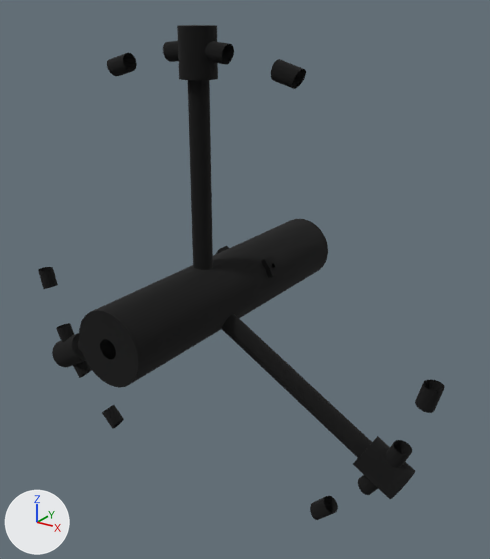
The Blender file Models/SSPX/sspx-expandable-centrifuge-5-1-iva.blend: old version first, new version second.
One viewpoint serves both versions: a 50 mm lens placed at (17.6, -20.0, 12.1), pointed at (0.7, 4.5, 0.4). Lighting does not change. The marker at lower left points along +X, +Y and +Z.

Script lines for the objects in view, before the commit:
```python
me_cylinder_005 = bpy.data.meshes.new('Cylinder.005')
me_cylinder_005.from_pydata(...)  # 372 vertices, 340 faces; spans x -1.77..1.77, y -3.7..11.23, z -1.6..1.6
me_cylinder_005.materials.append(mat_sspx_5_centrifuge_1)  # its picture is missing
me_cylinder_007 = bpy.data.meshes.new('Cylinder.007')
me_cylinder_007.from_pydata(...)  # 1284 vertices, 1059 faces; spans x -11.9..11.9, y -1.9..2.2, z -11.9..11.6
me_cylinder_007.materials.append(mat_sspx_5_centrifuge_1_001)  # its picture is missing
me_cylinder_009 = bpy.data.meshes.new('Cylinder.009')
me_cylinder_009.from_pydata(...)  # 976 vertices, 935 faces; spans x -11.2..11.2, y -1.9..2.2, z -9.3..11.6
me_cylinder_009.materials.append(mat_sspx_5_centrifuge_1)  # its picture is missing
ob_core_stationary = bpy.data.objects.new('core_stationary', me_cylinder_005)
ob_core_stationary.parent = ob_freeiva_stationary
ob_core_stationary.location = (0.0, 0.0, 0.0)
ob_shell_rotating = bpy.data.objects.new('shell_rotating', me_cylinder_009)
ob_shell_rotating.parent = ob_freeiva_rotating
ob_shell_rotating.location = (0.0, 2.0, 0.0)
ob_shellcollider_rotating = bpy.data.objects.new('shellCollider_rotating', me_cylinder_007)
ob_shellcollider_rotating.parent = ob_freeiva_rotating
ob_shellcollider_rotating.location = (0.0, 2.0, 0.0)
ob_shellcollider_rotating.hide_set(True)
```
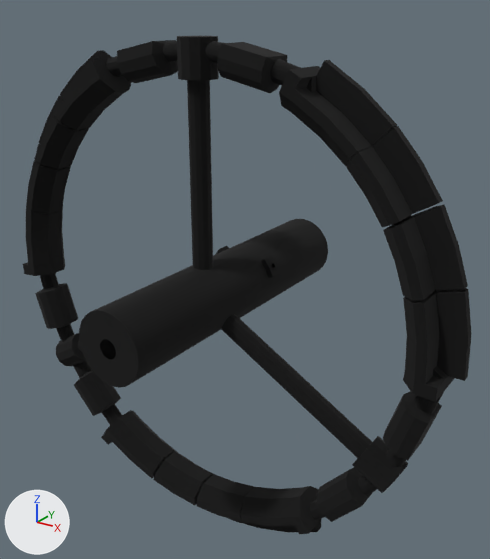
Commit message: pull in floor at the bottom of large centrifuge ladders

Where the change shows, as pixel boxes [x1, y1, x2, y2] in the pictures (490 x 559 px; the box of a moved part takes in the faces that stretch with it):
'shellCollider_rotating', shown (black): after [23, 36, 471, 534]
'shell_rotating', reshaped: before [38, 25, 445, 520]; after [40, 41, 440, 520]
part 1 of me_cylinder_009, moved or reshaped (not visible afterwards): before [52, 341, 81, 367]
part 2 of me_cylinder_009, moved or reshaped (not visible afterwards): before [177, 25, 217, 81]
part 3 of me_cylinder_009, moved or reshaped (not visible afterwards): before [353, 440, 415, 499]

The change, as a diff of the scene's bpy script:
```diff
--- a/Models/SSPX/sspx-expandable-centrifuge-5-1-iva.blend.py
+++ b/Models/SSPX/sspx-expandable-centrifuge-5-1-iva.blend.py
@@ me_cylinder_009 @@
 me_cylinder_009.from_pydata(...)  # 976 vertices, 935 faces; spans x -11.2..11.2, y -1.9..2.2, z -9.3..11.6
 # used by ob_shell_rotating; parent = ob_freeiva_rotating; location = (0.0, 2.0, 0.0)
+# me_cylinder_009 part 1: all 24 vertices in x -10.4..-9.7, y -0.4..1.1, z -6.5..-5.1 are moved by (0.3, 0.0, 0.2)
+# me_cylinder_009 part 2: all 24 vertices in x -0.8..0.8, y -0.4..1.1, z 11.6 are moved by (0.0, 0.0, -0.4)
+# me_cylinder_009 part 3: all 24 vertices in x 9.7..10.4, y -0.4..1.1, z -6.5..-5.1 are moved by (-0.3, 0.0, 0.2)
 me_cylinder_009.materials.append(mat_sspx_5_centrifuge_1)
@@ ob_shellcollider_rotating @@
 ob_shellcollider_rotating.location = (0.0, 2.0, 0.0)
-ob_shellcollider_rotating.hide_set(True)
```
